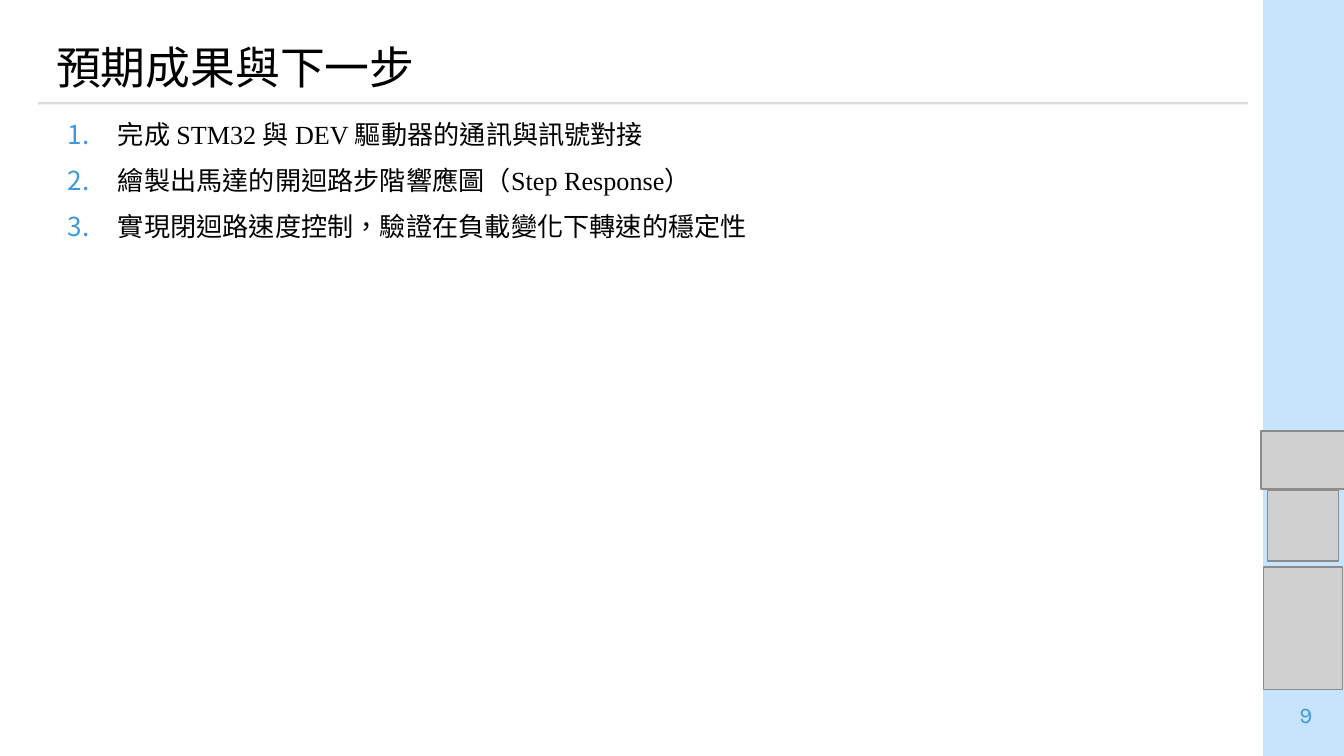
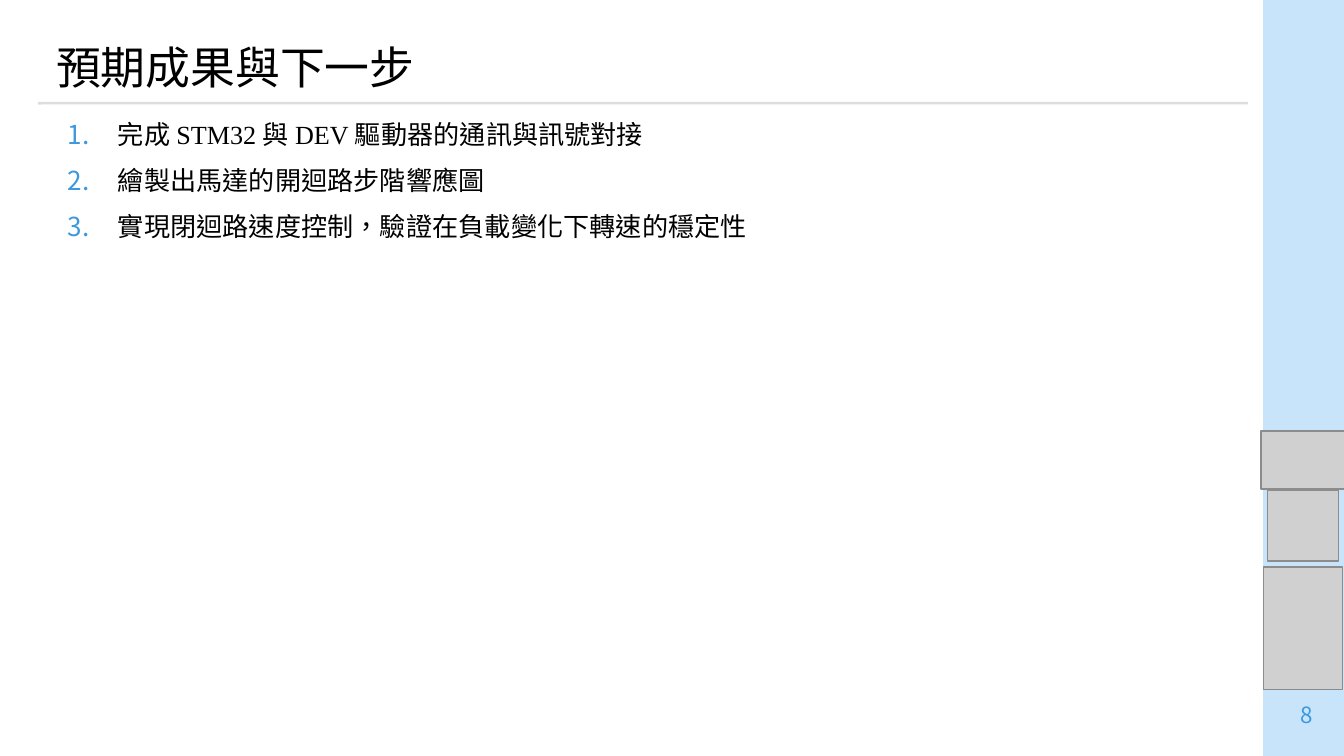
Before and after one commit to lego1002/lego_ws_in_RMML, a slide deck: slide 8 of meeting_ppt/meeting_report/20251229_lego.pptx (slide 9 before the commit). Drawn at 1344x756 pixels with LibreOffice and Linux fonts; fonts in the diff are those of the drawing; grey boxes stand for pictures. Boxes give left, top, right and bottom in pixels: in the first picture for what was removed or moved away, otherwise in the second. Text is boxed around its words. In the diff, an @@ line names an element or a change of style, - is before the commit and + after.

```diff
--- a/meeting_ppt/meeting_report/20251229_lego.pptx
+++ b/meeting_ppt/meeting_report/20251229_lego.pptx
@@ text at <box>118,167,485,192</box>: text changed @@
-2. 繪製出馬達的開迴路步階響應圖（Step Response）
+2. 繪製出馬達的開迴路步階響應圖
@@ page number at <box>1300,706,1312,723</box>: text changed; font Karla to Noto Sans CJK SC @@
-9
+8
```
Also in this commit, not shown: 7 other slides changed, 1 slide removed.
